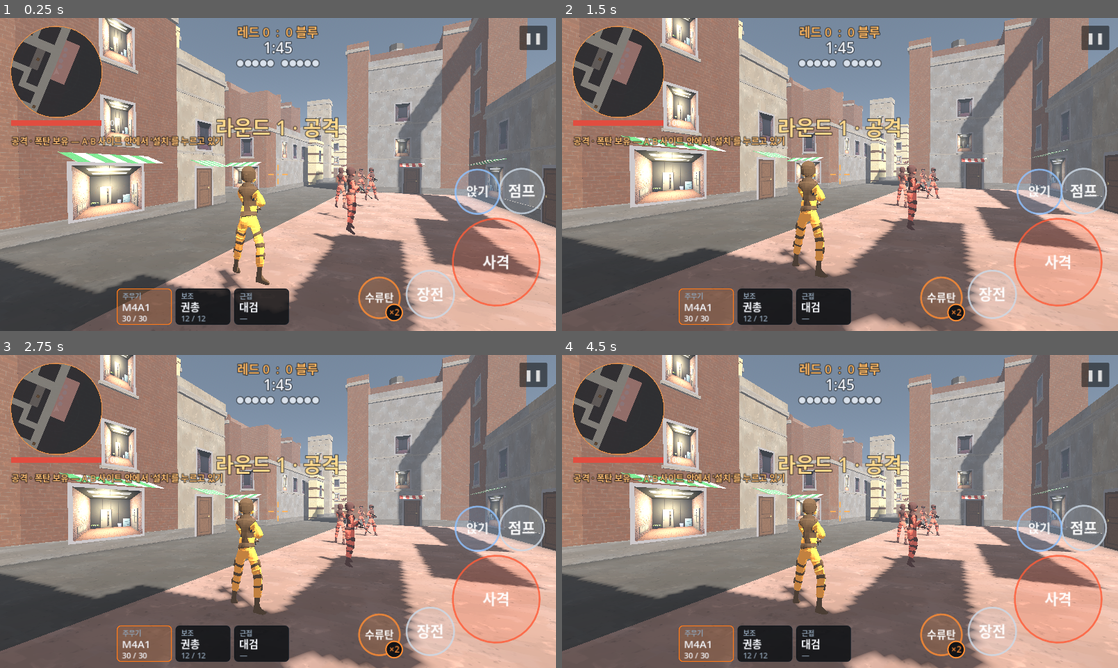
Above: before the commit, frames 1-4 (two rows, left to right).
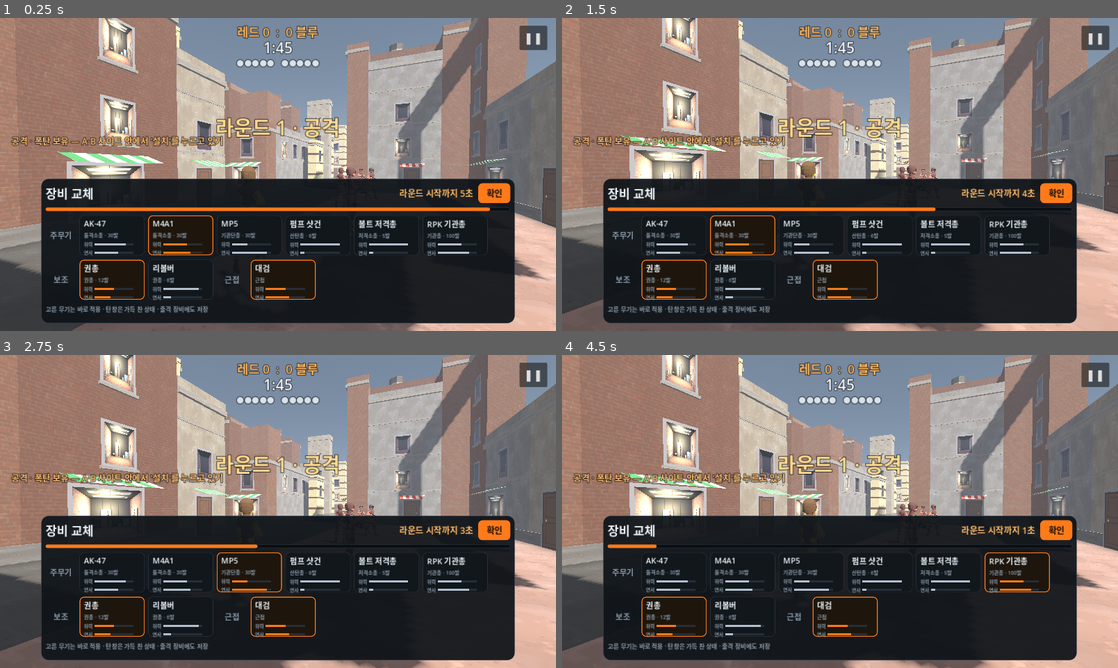
Above: after the commit, the same moments.

Repository: jjongjjongs/Reborn
Game: Godot game, scene res://BombMode.tscn
Two runs of this game, one before a commit and one after it. Both use one fixed random seed, a clock stepped at 60 frames per second and the inputs below. This scene is started directly instead of the project's main scene.
Inputs (mouse positions are in pixels of both pictures, inside the frame that each line leads up to):
- Up to frame 1 (0.25 s): no input
- Up to frame 2 (1.5 s): click (673, 233) at 0.52 s; click (739, 233) at 1.27 s
- Up to frame 3 (2.75 s): click (250, 570) at 2.02 s
- Up to frame 4 (4.5 s): click (878, 570) at 2.77 s; click (951, 570) at 3.52 s; click (1017, 570) at 4.27 s

The runs differ from the first frame. In frame 1, 42% of the frame differs, in the area x 1-99%, y 2-98%; in frame 2, 42%; in frame 3, 42%; in frame 4, 42%.

Commit message:
Bomb defusal: weapon change during each round's 5 s prep (panel opens by itself, 확인 closes, a chip reopens it while prep lasts; picks apply at once with a full mag and are saved to the loadout; fight HUD hidden while open); prep countdown no longer eaten by a loading hitch, v62
Co-Authored-By: Claude Opus 5.5 <noreply@anthropic.com>
Claude-Session: https://claude.ai/code/session_017gCHGQkLFHx2VS6S1QuV14

Diff:
--- a/game/bomb_mode.gd
+++ b/game/bomb_mode.gd
@@ -144,7 +144,7 @@
 	_camera()
 	_hud(dt)
 	if state == "over": return
-	t -= dt
+	t -= minf(dt, 0.1)        # a loading hitch must not eat the prep time
 	match state:
 		"prep":
 			if t <= 0.0: _go_live()
@@ -398,6 +398,7 @@
 		if bomb_state == "planted": out.append({"pos": bomb_pos, "kind": "bomb"})
 		return out
 	layer.add_child(radar)
+	layer.add_child(PrepLoadout.new().setup(self))     # weapon change during each round's prep
 	_carry_lbl = _lbl(20, Color(1.0, 0.75, 0.45)); _carry_lbl.position = Vector2(26, 268); layer.add_child(_carry_lbl)
 	_score_lbl = _lbl(28, Color(1.0, 0.72, 0.38), true); _score_lbl.offset_top = 10; layer.add_child(_score_lbl)
 	_time_lbl = _lbl(34, Color(0.95, 0.96, 0.98), true); _time_lbl.offset_top = 44; layer.add_child(_time_lbl)
--- /dev/null
+++ b/game/prep_loadout.gd
@@ -0,0 +1,142 @@
+class_name PrepLoadout
+extends Control
+## 폭파미션: weapon change during each round's prep time. Opens by itself when a
+## round's prep starts, closes on 확인 / when the round goes live; a chip at the
+## top lets you reopen it while prep lasts. Picking a card switches that slot at
+## once (full magazine) and saves the loadout for later matches too. While open
+## the fight HUD is hidden (Controls.shop_open), like the wave upgrade shop.
+
+const ACCENT := Color(1.0, 0.48, 0.10)
+const FG := Color(0.92, 0.95, 0.97)
+const MUTED := Color(0.54, 0.60, 0.66)
+const LINE := Color(0.17, 0.20, 0.24)
+
+var mode: Node            # BombMode (state / t / PREP / player)
+var _panel: PanelContainer
+var _chip: Button
+var _time_lbl: Label
+var _bar: ProgressBar
+var _cards := {}          # id -> PanelContainer
+var _open := false
+var _last_state := ""
+
+func setup(m: Node) -> PrepLoadout:
+	mode = m
+	return self
+
+func _sb(bg: Color, bd: Color, bw: int, r := 10, m := 8) -> StyleBoxFlat:
+	var s := StyleBoxFlat.new(); s.bg_color = bg; s.border_color = bd; s.set_border_width_all(bw); s.set_corner_radius_all(r)
+	s.set_content_margin_all(m); return s
+
+func _lbl(t: String, fs: int, c: Color) -> Label:
+	var l := Label.new(); l.text = t; l.add_theme_font_size_override("font_size", fs); l.add_theme_color_override("font_color", c)
+	l.mouse_filter = Control.MOUSE_FILTER_IGNORE
+	return l
+
+func _ready() -> void:
+	set_anchors_and_offsets_preset(Control.PRESET_FULL_RECT)
+	mouse_filter = Control.MOUSE_FILTER_IGNORE
+	_panel = PanelContainer.new()
+	_panel.add_theme_stylebox_override("panel", _sb(Color(0.06, 0.08, 0.10, 0.94), Color(0.18, 0.22, 0.26), 1, 16, 10))
+	_panel.anchor_left = 0.5; _panel.anchor_right = 0.5; _panel.anchor_top = 1.0; _panel.anchor_bottom = 1.0
+	_panel.offset_left = -545; _panel.offset_right = 545; _panel.offset_top = -350; _panel.offset_bottom = -18
+	_panel.mouse_filter = Control.MOUSE_FILTER_STOP
+	add_child(_panel)
+	var v := VBoxContainer.new(); v.add_theme_constant_override("separation", 10); _panel.add_child(v)
+	var head := HBoxContainer.new(); head.add_theme_constant_override("separation", 12)
+	var tt := _lbl("장비 교체", 28, FG); tt.size_flags_horizontal = Control.SIZE_EXPAND_FILL; head.add_child(tt)
+	_time_lbl = _lbl("", 20, Color(1.0, 0.72, 0.38)); _time_lbl.vertical_alignment = VERTICAL_ALIGNMENT_CENTER; head.add_child(_time_lbl)
+	var ok := Button.new(); ok.text = "  확인  "; ok.focus_mode = Control.FOCUS_NONE
+	ok.add_theme_font_size_override("font_size", 20)
+	for k in ["normal", "hover", "pressed"]: ok.add_theme_stylebox_override(k, _sb(ACCENT, ACCENT, 0))
+	for k in ["font_color", "font_hover_color", "font_pressed_color"]: ok.add_theme_color_override(k, Color(0.08, 0.05, 0.02))
+	ok.pressed.connect(func() -> void: Sfx.play("ui"); _set_open(false))
+	head.add_child(ok)
+	v.add_child(head)
+	_bar = ProgressBar.new(); _bar.show_percentage = false; _bar.custom_minimum_size = Vector2(0, 8)
+	_bar.add_theme_stylebox_override("background", _sb(Color(0.04, 0.06, 0.08), LINE, 1, 4, 0))
+	_bar.add_theme_stylebox_override("fill", _sb(ACCENT, ACCENT, 0, 4, 0))
+	v.add_child(_bar)
+	for rowset in [[["주무기", 0]], [["보조", 1], ["근접", 2]]]:
+		var h := HBoxContainer.new(); h.add_theme_constant_override("separation", 8)
+		for row in rowset:
+			var l := _lbl(row[0], 18, MUTED); l.custom_minimum_size = Vector2(70, 0)
+			l.vertical_alignment = VERTICAL_ALIGNMENT_CENTER; l.horizontal_alignment = HORIZONTAL_ALIGNMENT_CENTER
+			h.add_child(l)
+			for id in Weapons.ids_for_slot(int(row[1])): h.add_child(_card(id, int(row[1])))
+		v.add_child(h)
+	v.add_child(_lbl("고른 무기는 바로 적용 · 탄창은 가득 찬 상태 · 출격 장비에도 저장", 14, MUTED))
+	_chip = Button.new(); _chip.focus_mode = Control.FOCUS_NONE
+	_chip.add_theme_font_size_override("font_size", 22)
+	for k in ["normal", "hover", "pressed"]: _chip.add_theme_stylebox_override(k, _sb(Color(0.118, 0.086, 0.051, 0.92), ACCENT, 2, 22))
+	_chip.add_theme_color_override("font_color", FG)
+	_chip.anchor_left = 0.5; _chip.anchor_right = 0.5
+	_chip.offset_left = -120; _chip.offset_right = 120; _chip.offset_top = 150; _chip.offset_bottom = 200
+	_chip.pressed.connect(func() -> void: Sfx.play("ui"); _set_open(true))
+	add_child(_chip)
+	_panel.visible = false; _chip.visible = false
+
+func _card(id: String, slot: int) -> Control:
+	var w: Dictionary = Weapons.get_w(id)
+	var b := Button.new(); b.focus_mode = Control.FOCUS_NONE; b.custom_minimum_size = Vector2(150, 92)
+	var v := VBoxContainer.new(); v.add_theme_constant_override("separation", 2); v.mouse_filter = Control.MOUSE_FILTER_IGNORE
+	v.position = Vector2(10, 6); b.add_child(v)
+	v.add_child(_lbl(w["name"], 18, FG))
+	v.add_child(_lbl(w["cls"] + (" · %d발" % int(w["mag"]) if int(w.get("mag", 0)) > 0 else ""), 12, MUTED))
+	var bars: Array = w.get("bars", [5, 5])
+	for k in 2:
+		var row := HBoxContainer.new(); row.add_theme_constant_override("separation", 4); row.mouse_filter = Control.MOUSE_FILTER_IGNORE
+		row.add_child(_lbl(["위력", "연사"][k], 11, MUTED))
+		var bg := ColorRect.new(); bg.color = Color(0.15, 0.18, 0.21); bg.custom_minimum_size = Vector2(90, 5)
+		bg.size_flags_vertical = Control.SIZE_SHRINK_CENTER; bg.mouse_filter = Control.MOUSE_FILTER_IGNORE
+		var fg := ColorRect.new(); fg.name = "fill"; fg.size = Vector2(9.0 * float(bars[k]), 5); fg.mouse_filter = Control.MOUSE_FILTER_IGNORE
+		bg.add_child(fg); row.add_child(bg); v.add_child(row)
+	b.pressed.connect(_pick.bind(id, slot))
+	_cards[id] = b
+	return b
+
+func _pick(id: String, slot: int) -> void:
+	Sfx.play("ui")
+	Controls.loadout[slot] = id
+	Controls.save_settings()
+	var p = mode.player
+	if p:
+		p._ammo[id] = p._mag_of(id)
+		if Controls.slot == slot: p._equip(slot, true)
+		else: p._sync_hud()
+	_restyle()
+
+func _restyle() -> void:
+	for id in _cards:
+		var on: bool = id in Controls.loadout
+		var b: Button = _cards[id]
+		for k in ["normal", "hover", "pressed"]:
+			b.add_theme_stylebox_override(k, _sb(Color(0.118, 0.086, 0.051) if on else Color(0.07, 0.09, 0.11), ACCENT if on else LINE, 2 if on else 1))
+		for f in b.find_children("fill", "ColorRect", true, false):
+			(f as ColorRect).color = ACCENT if on else Color(0.7, 0.75, 0.8)
+
+func _set_open(on: bool) -> void:
+	_open = on
+	_panel.visible = on
+	Controls.shop_open = on
+	if on:
+		Controls.move = Vector2.ZERO; Controls.fire_held = false
+		_restyle()
+
+func _process(_dt: float) -> void:
+	if mode == null: return
+	var st: String = mode.state
+	var prep: bool = st == "prep" and mode.player != null and mode.player.alive
+	if st != _last_state:
+		_last_state = st
+		if st == "prep": _set_open(true)          # every round's prep opens it once
+	if not prep and _open: _set_open(false)
+	_chip.visible = prep and not _open
+	if prep:
+		var left := maxf(0.0, float(mode.t))
+		_bar.max_value = float(mode.PREP); _bar.value = left
+		_time_lbl.text = "라운드 시작까지 %d초" % ceili(left)
+		_chip.text = "장비 교체  %d초" % ceili(left)
+
+func _exit_tree() -> void:
+	Controls.shop_open = false
--- a/game/project.godot
+++ b/game/project.godot
@@ -4,8 +4,8 @@
 [application]
 
 config/name="스페셜솔져 리본"
-config/version="6.0"
-config/build_code=61
+config/version="6.1"
+config/build_code=62
 run/main_scene="res://Menu.tscn"
 config/icon="res://icon.svg"
 config/quit_on_go_back=false
Not shown, changed: game/export_presets.cfg
